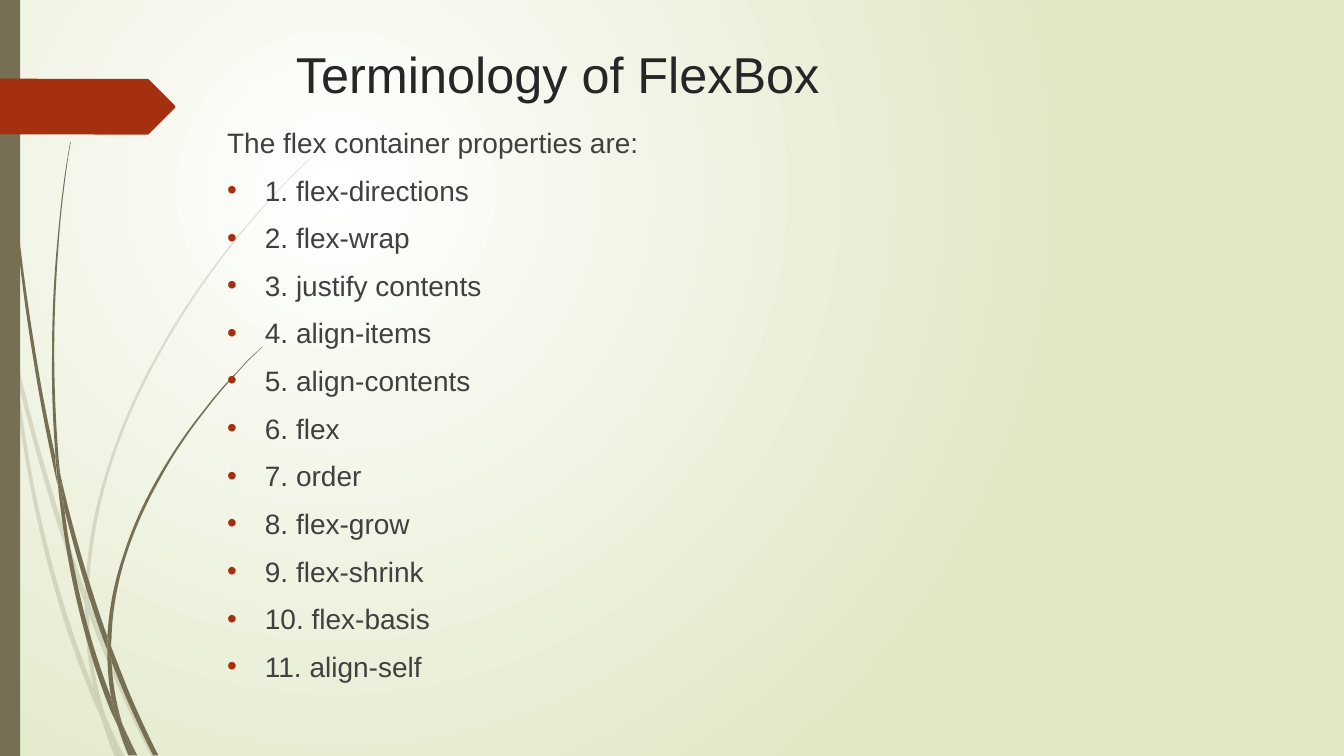
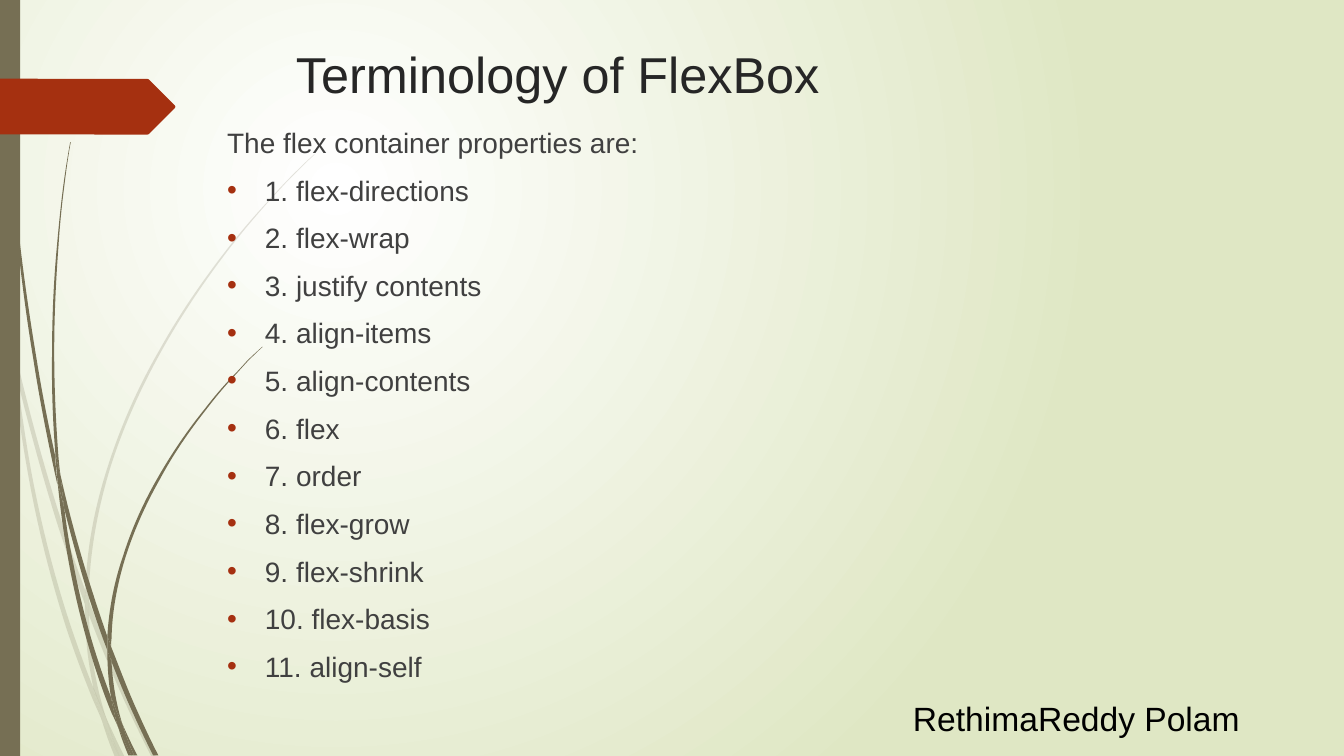
Before and after one commit to Rithima-Reddy/CSS-FLEXBOX, a slide deck: slide 5 of Group No.pptx. Drawn at 1344x756 pixels with LibreOffice and Linux fonts; fonts in the diff are those of the drawing. Boxes give left, top, right and bottom in pixels: in the first picture for what was removed or moved away, otherwise in the second. Text is boxed around its words. In the diff, an @@ line names an element or a change of style, - is before the commit and + after.

```diff
--- a/Group No.pptx
+++ b/Group No.pptx
@@ text added at bbox=[913, 706, 1239, 738], 24 pt, text #000000 @@
+RethimaReddy Polam
```
Also in this commit, not shown: 9 other slides changed.
